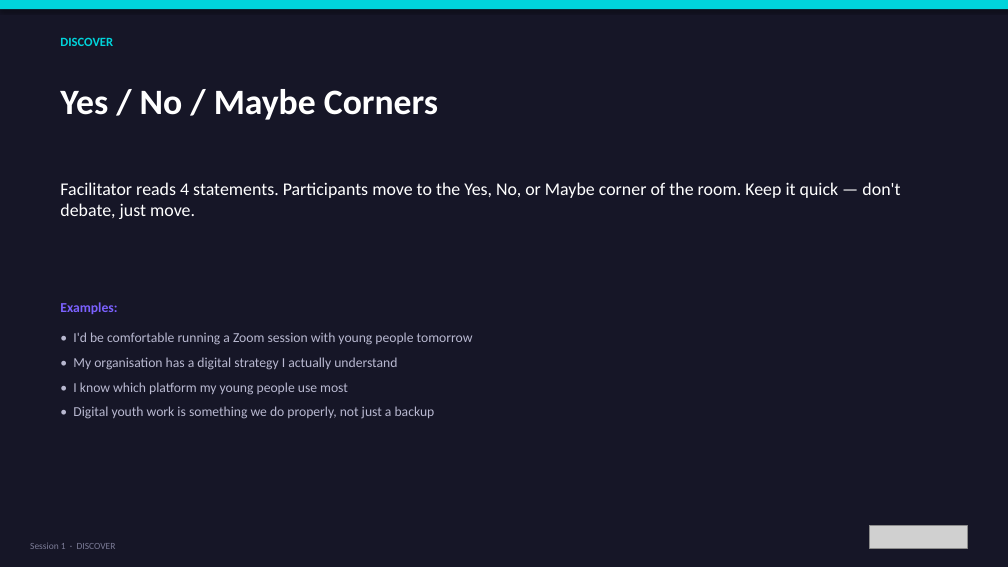
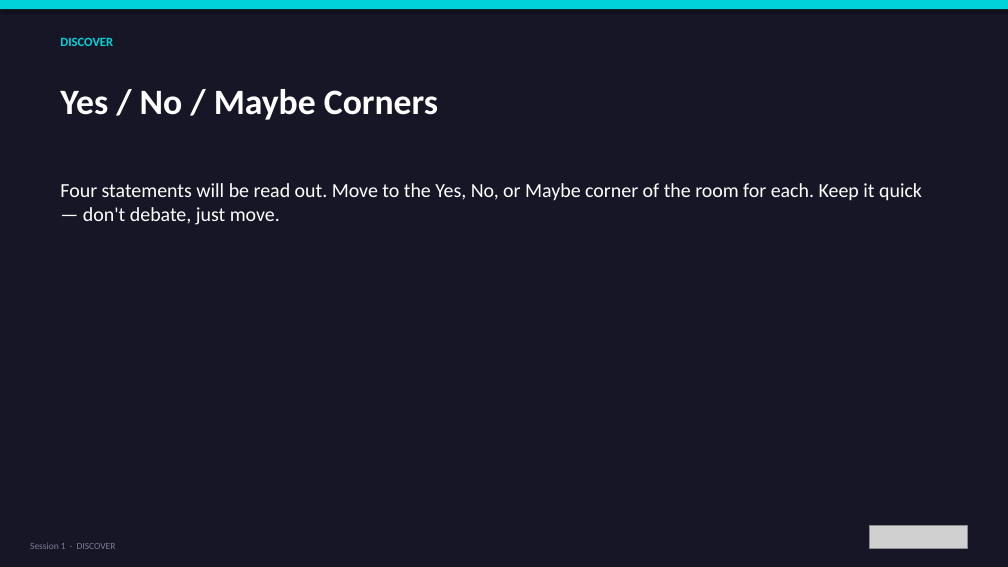
Before and after one commit to bh1ff/cpd-v2, a slide deck: slide 7 of assets/downloads/Session-1-What-Is-Digital-Youth-Work.pptx. Drawn at 1008x567 pixels with LibreOffice and Linux fonts; fonts in the diff are those of the drawing; grey boxes stand for pictures. Boxes give left, top, right and bottom in pixels: in the first picture for what was removed or moved away, otherwise in the second. Text is boxed around its words. In the diff, an @@ line names an element or a change of style, - is before the commit and + after.

```diff
--- a/assets/downloads/Session-1-What-Is-Digital-Youth-Work.pptx
+++ b/assets/downloads/Session-1-What-Is-Digital-Youth-Work.pptx
@@ text at [60,183,922,225]: text changed; size 17 to 19 pt @@
-Facilitator reads 4 statements. Participants move to the Yes, No, or Maybe corner of the room. Keep it quick — don't debate, just move.
+Four statements will be read out. Move to the Yes, No, or Maybe corner of the room for each. Keep it quick — don't debate, just move.
@@ text removed at [60,302,117,314] @@
-Examples:
@@ text removed at [73,332,473,419] @@
-• I'd be comfortable running a Zoom session with young people tomorrow
-• My organisation has a digital strategy I actually understand
-• I know which platform my young people use most
-• Digital youth work is something we do properly, not just a backup
```
Also in this commit, not shown: 24 other slides changed, 1 slide added, 3 slides removed, 4 other files.
